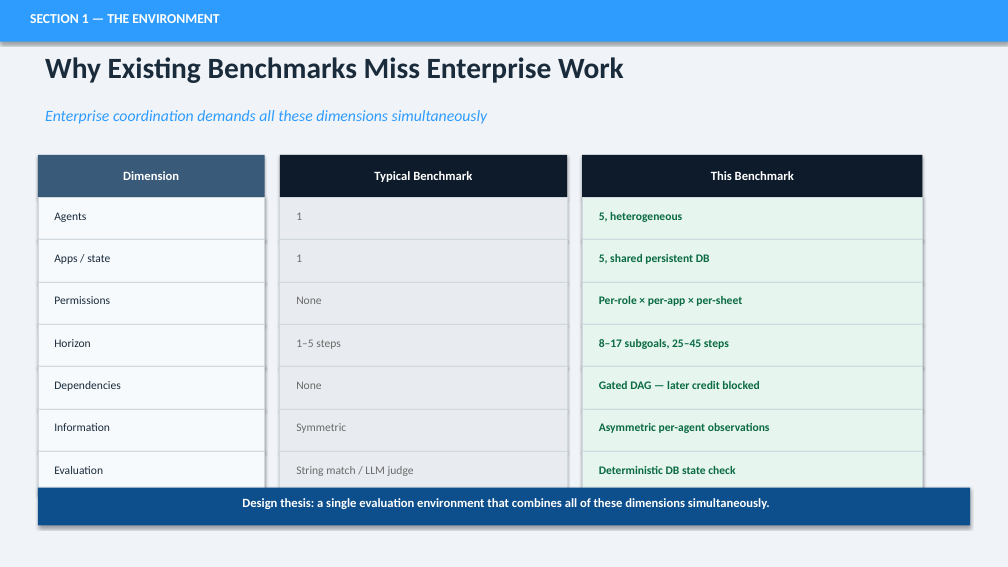
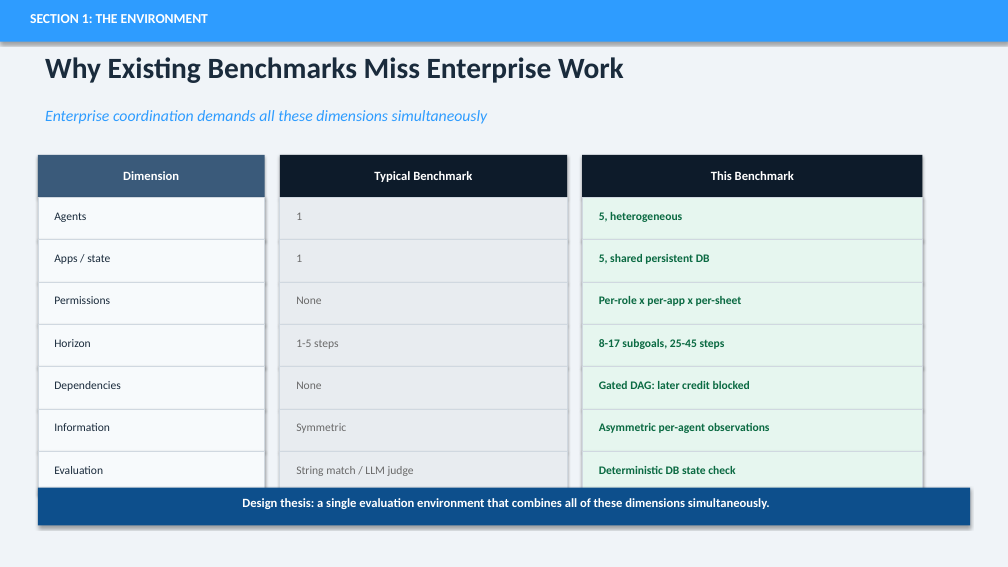
Before and after one commit to Gourang5/enterprise-marl-benchmark, a slide deck: slide 2 of deliverables/enterprise_marl_benchmark.pptx. Drawn at 1008x567 pixels with LibreOffice and Linux fonts; fonts in the diff are those of the drawing. Boxes give left, top, right and bottom in pixels: in the first picture for what was removed or moved away, otherwise in the second. Text is boxed around its words. In the diff, an @@ line names an element or a change of style, - is before the commit and + after.

```diff
--- a/deliverables/enterprise_marl_benchmark.pptx
+++ b/deliverables/enterprise_marl_benchmark.pptx
@@ text at (30, 14, 208, 23): text changed @@
-SECTION 1 — THE ENVIRONMENT
+SECTION 1: THE ENVIRONMENT
@@ text at (599, 296, 742, 306): text changed @@
-Per-role × per-app × per-sheet
+Per-role x per-app x per-sheet
@@ text at (296, 339, 338, 349): text changed @@
-1–5 steps
+1-5 steps
@@ text at (599, 339, 725, 349): text changed @@
-8–17 subgoals, 25–45 steps
+8-17 subgoals, 25-45 steps
@@ text at (599, 381, 750, 389): text changed @@
-Gated DAG — later credit blocked
+Gated DAG: later credit blocked
```
Also in this commit, not shown: 18 other slides changed, 1 other file.
